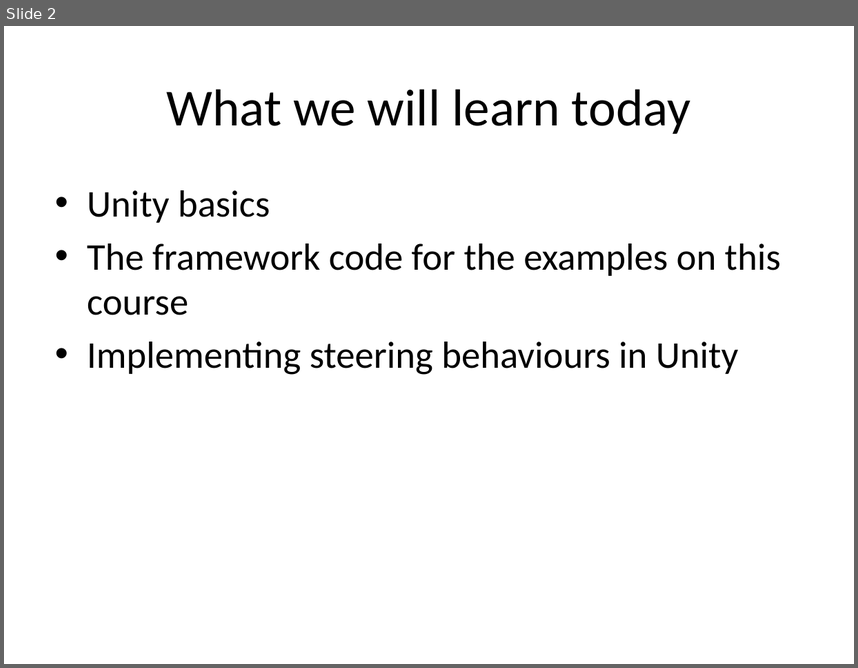
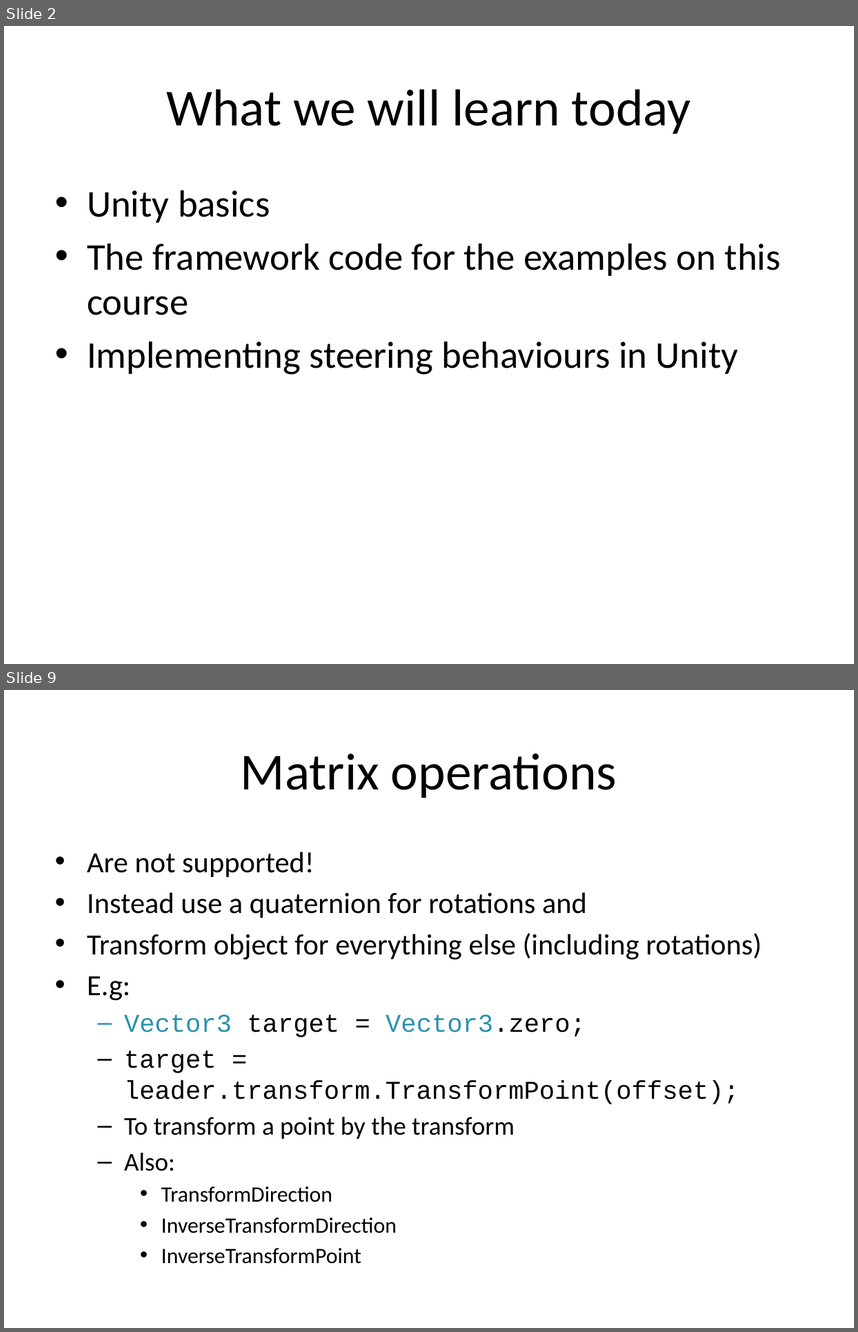
Before and after one commit to skooter500/UnitySteeringBehaviours, a slide deck: Lectures/Game AI 3.pptx. Shown one above the other, each under a label of ours: slide 2 before the commit, slides 2 and 9 after it; the slides between them are not shown. The pictures are 858x668 and 858x1332 pixels, drawn with LibreOffice and Linux fonts; fonts in the diff are those of the drawing; background and template pictures are left out. Boxes give left, top, right and bottom in pixels: in the first picture for what was removed or moved away, otherwise in the second. Text is boxed around its words. In the diff, an @@ line names an element or a change of style, - is before the commit and + after.

```diff
--- a/Lectures/Game AI 3.pptx
+++ b/Lectures/Game AI 3.pptx
@@ slide 9 added at <box>4,690,854,1328</box>, background #FFFFFF @@
@@ title added at <box>241,753,617,798</box>, 44 pt, text #000000 @@
+Matrix operations
@@ text added at <box>87,851,762,1263</box>, 21.7 pt, text #000000 @@
+• Are not supported!
+• Instead use a quaternion for rotations and
+• Transform object for everything else (including rotations)
+• E.g:
+  – Vector3 target = Vector3.zero;
+  – target = leader.transform.TransformPoint(offset);
+  – To transform a point by the transform
+  – Also:
+    • TransformDirection
+    • InverseTransformDirection
+    • InverseTransformPoint
```
Also in this commit, not shown: 22 other slides added, 19 other files.
